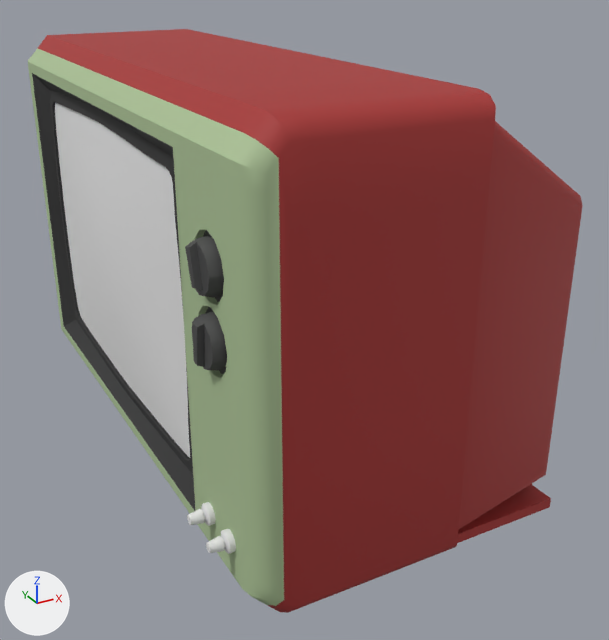
Before and after pictures for a commit that changed the FBX model Assets/3DModels/SalonPrincipal/Tele/Tele.fbx.
Camera for both pictures: a camera (50 mm lens) standing at (-0.627, -1.216, 0.476) and looking at (0.01, -0.057, -0.103). Arrows for +X, +Y and +Z are at lower left; the lights stay in place. Where no turn or scale is listed for an object, it has been applied to the vertices.

Objects in the first picture: 'PantallaTele', 'Tele'.
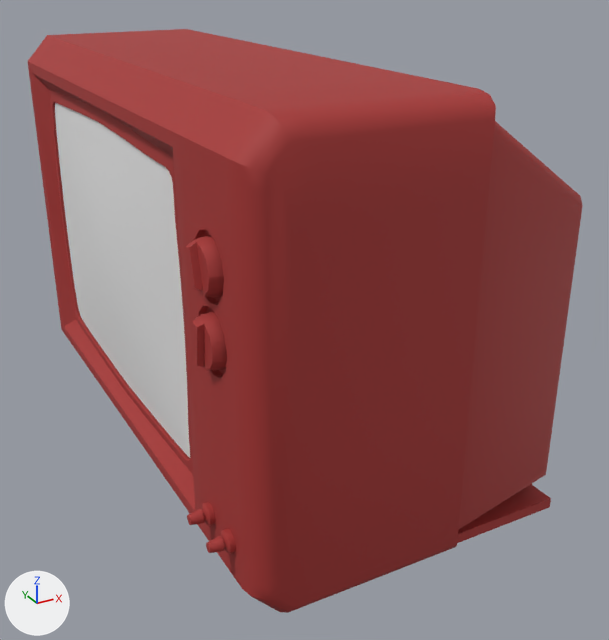
Location of each change, (x1, y1, x2, y2) in pixels of the pictures (609 x 640 px):
part 1 of me_cube_014, recoloured (black to red): (32, 73, 196, 511) in both
part 2 of me_cube_014, recoloured (green to red): (28, 48, 284, 606) in both
part 3 of me_cube_014, recoloured (grey to red): (185, 230, 227, 374) in both
part 4 of me_cube_014, recoloured (white to red): (187, 502, 236, 554) in both

What changed in the scene script:
```text
Change me_cube_014:
    where me_cube_014.from_pydata(...)  # 833 vertices, 824 faces; spans x -0.32..0.32, y -0.477..0.477, z -0.329..0.329
    used by ob_tele; location = (0.0, 0.0, 0.0)
    me_cube_014 part 1: all 108 faces that had it switch from mat_plasticonegrotele (black #303030) to mat_culotele (red #a83331)
    me_cube_014 part 2: all 164 faces that had it switch from mat_frontaltele (green #acc296) to mat_culotele (red #a83331)
    me_cube_014 part 3: all 112 faces that had it switch from mat_ruletasgrandes (dark grey #494949) to mat_culotele (red #a83331)
    me_cube_014 part 4: all 146 faces that had it switch from mat_ruletaspequeñas (white #e7e7e7) to mat_culotele (red #a83331)
```
